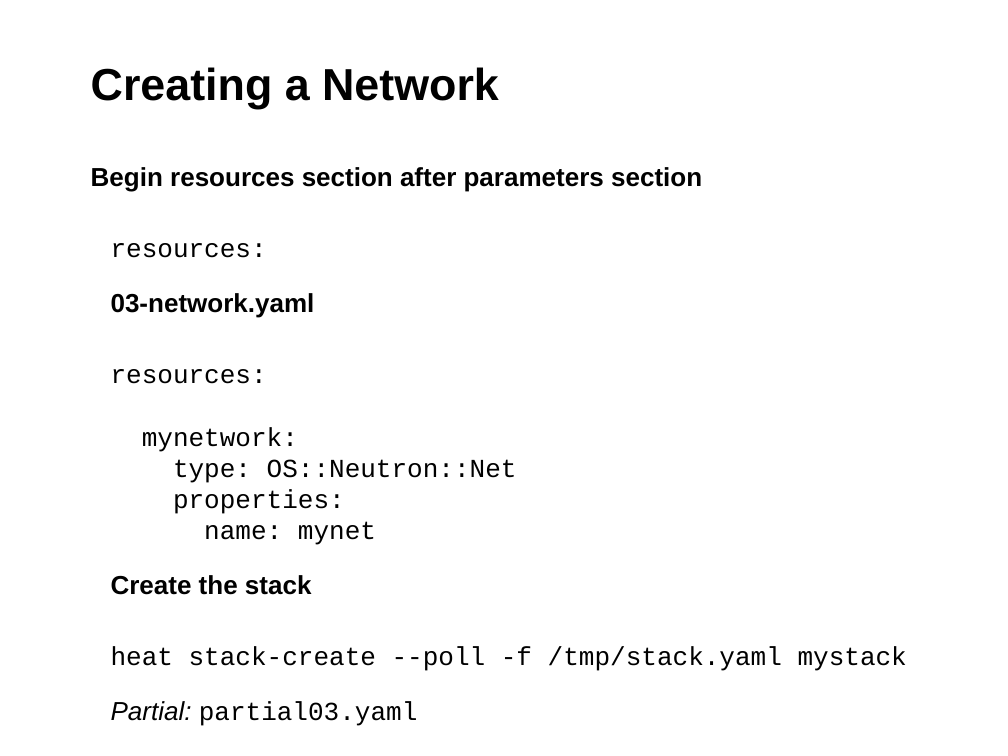
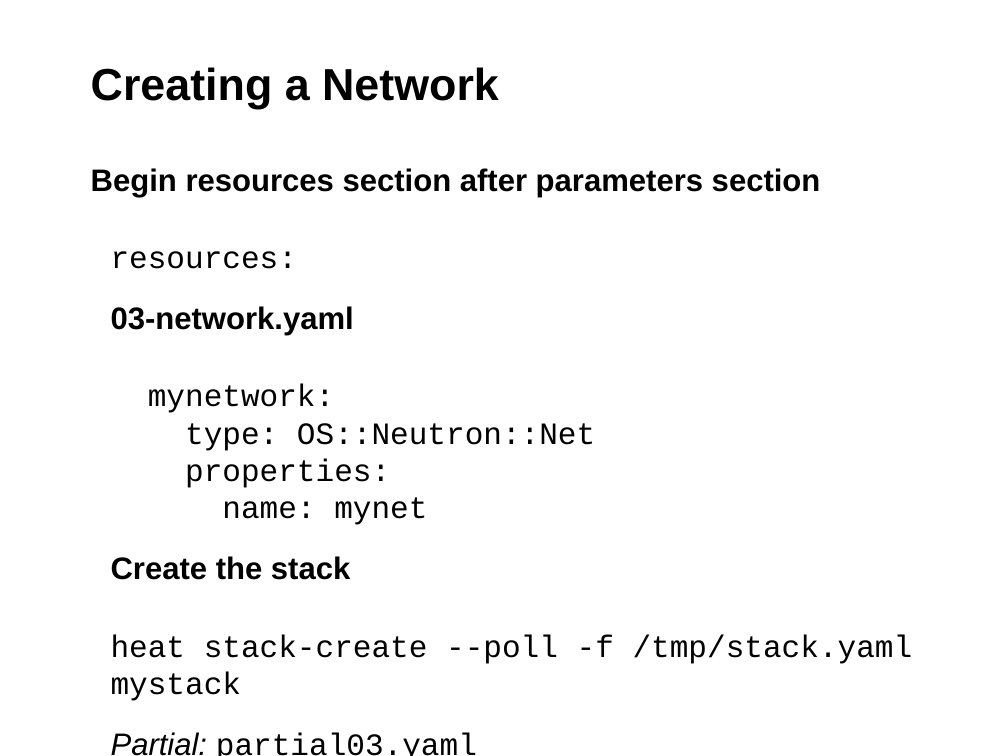
Before and after one commit to jgrassler/heat-workshop-barcelona, a slide deck: slide 18 of presentation.odp. Drawn at 1008x756 pixels with LibreOffice and Linux fonts; fonts in the diff are those of the drawing; background and template pictures are left out. Boxes give left, top, right and bottom in pixels: in the first picture for what was removed or moved away, otherwise in the second. Text is boxed around its words. In the diff, an @@ line names an element or a change of style, - is before the commit and + after.

```diff
--- a/presentation.odp
+++ b/presentation.odp
@@ text at bbox=[91, 168, 913, 756]: size 18.6 to 22.2 pt in "Begin resources section after parameters section", "resources:", "03-network.yaml", "Create the stack" and 2 more places @@
@@ text at bbox=[148, 384, 595, 525]: text changed; size 18.6 to 22.2 pt @@
-resources:
-mynetwork:
-type: OS::Neutron::Net
-properties:
-name: mynet
+mynetwork:
+type: OS::Neutron::Net
+properties:
+name: mynet
```
Also in this commit, not shown: 2 other slides changed, 2 slides added, 2 other files.
